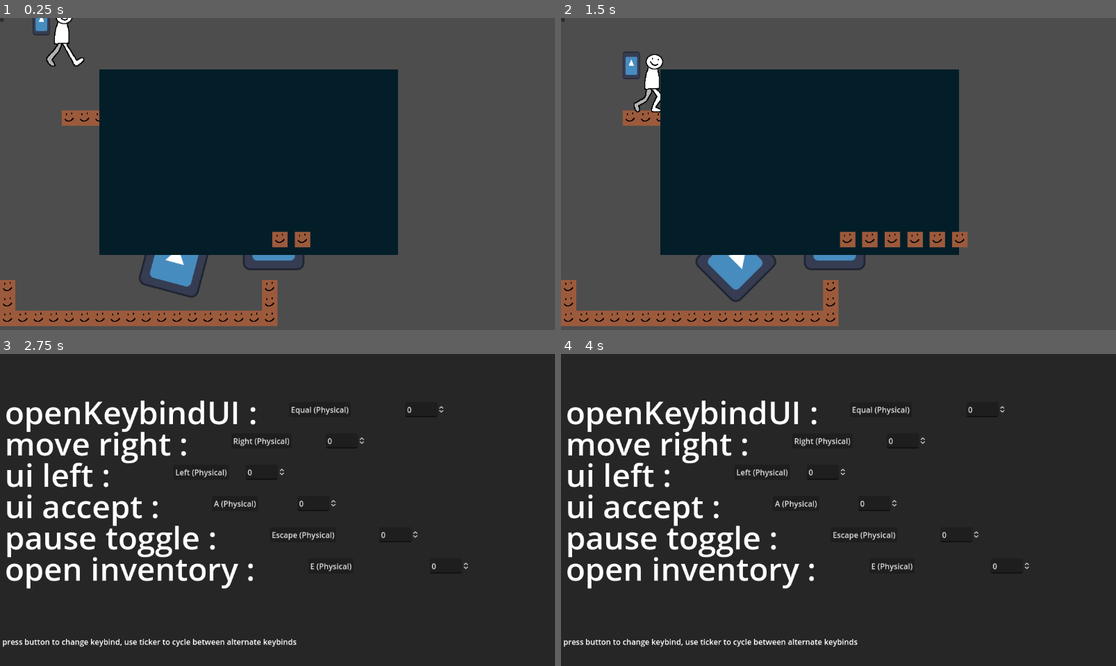
Above: before the commit, frames 1-4 (two rows, left to right).
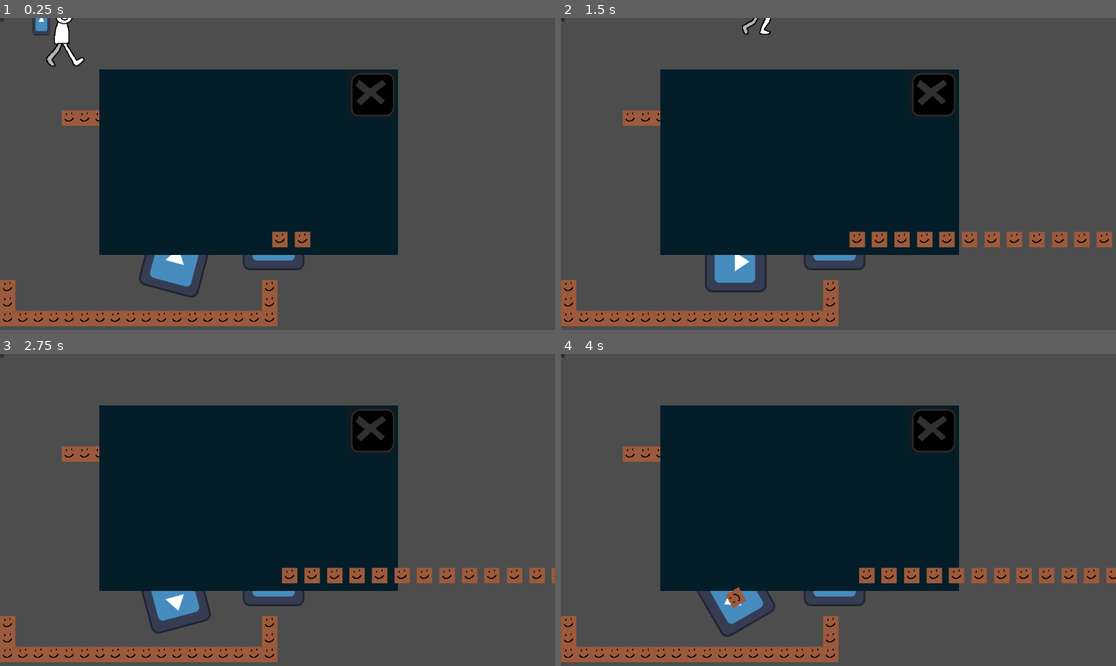
Above: after the commit, the same moments.

Repository: kaitaobenson/Dunebound
Game: Godot game, scene res://Scenes/Main.tscn
Two runs of this game, one before a commit and one after it. Both use one fixed random seed, a clock stepped at 60 frames per second and the inputs below. The engine's default icon, where the game draws it, is replaced by a stand-in: a white triangle on a blue panel in a dark square.
Inputs (mouse positions are in pixels of both pictures, inside the frame that each line leads up to):
- Up to frame 1 (0.25 s): no input
- Up to frame 2 (1.5 s): move the mouse to (960, 158) at 0.52 s; hold Right (move-right) from 0.53 s (still down); tap = (openKeybindUI, bound only before the commit) at 0.6, 1.35 s; click (960, 158) at 0.67 s; tap A (ui_accept) at 0.77 s; move the mouse to (727, 189) at 1.27 s
- Up to frame 3 (2.75 s): tap A (ui_accept) at 1.52 s; move the mouse to (333, 441) at 2.02 s; release Right (move-right) at 2.03 s; hold Left (ui_left) from 2.03 s (still down); tap = (openKeybindUI, bound only before the commit) at 2.1 s
- Up to frame 4 (4 s): move the mouse to (810, 572) at 2.77 s; release Left (ui_left) at 2.78 s; hold Right (move-right) from 2.78 s (still down); tap = (openKeybindUI, bound only before the commit) at 2.85, 3.6 s; click (810, 572) at 2.92 s; tap A (ui_accept) at 3.02, 3.77 s; move the mouse to (1005, 556) at 3.52 s

The runs differ from the first frame. In frame 1, 1.0% of the frame differs, in the area x 63-71%, y 17-32%; in frame 2, 4.0%; in frame 3, 98%, in the area x 0-100%, y 0-100%; in frame 4, 98%.

Commit message:
ivnentory window go crazy

Diff:
--- a/KaiTest3/Scenes/Main.tscn
+++ b/KaiTest3/Scenes/Main.tscn
@@ -6,12 +6,13 @@
 [ext_resource type="Texture2D" uid="uid://b71wd0v54lri5" path="res://Walk_amination.png" id="3_eh27g"]
 [ext_resource type="PackedScene" uid="uid://6y0e01p1abtp" path="res://grapple_hook.tscn" id="4_8iffy"]
 [ext_resource type="PackedScene" uid="uid://oqb4x3h5pj8" path="res://Scenes/gun.tscn" id="4_g0evl"]
-[ext_resource type="Script" path="res://Scripts/keybindUIOpenerTest.gd" id="5_grjk8"]
 [ext_resource type="Script" path="res://Scripts/UIgenerator.gd" id="6_bt4hm"]
 [ext_resource type="Script" path="res://Scripts/keybindUIButtonHandler.gd" id="7_oiap5"]
 [ext_resource type="PackedScene" uid="uid://0y2i0juhrmv2" path="res://Scenes/fast_linear_gun.tscn" id="8_f5681"]
 [ext_resource type="Script" path="res://Scripts/unpauseHandler.gd" id="10_8dq1e"]
 [ext_resource type="Script" path="res://Scripts/cancelButtonHandler.gd" id="10_vag3d"]
+[ext_resource type="Script" path="res://Scenes/inventoryHandler.gd" id="12_q70ba"]
+[ext_resource type="Texture2D" uid="uid://f5y6p70rivr1" path="res://Assets/Textures/ui_close.svg" id="13_x0xyk"]
 
 [sub_resource type="TileSetAtlasSource" id="TileSetAtlasSource_jd2el"]
 texture = ExtResource("1_mpd0d")
@@ -168,7 +169,6 @@
 process_mode = 3
 visible = false
 z_index = 1
-script = ExtResource("5_grjk8")
 
 [node name="ColorRect" type="ColorRect" parent="uiContainer"]
 offset_right = 1160.0
@@ -223,6 +223,7 @@
 script = ExtResource("10_8dq1e")
 
 [node name="inventoryContainer" type="Node2D" parent="."]
+script = ExtResource("12_q70ba")
 
 [node name="Control" type="Control" parent="inventoryContainer"]
 layout_mode = 3
@@ -238,3 +239,10 @@
 offset_right = 826.0
 offset_bottom = 492.0
 color = Color(0.0117647, 0.117647, 0.156863, 1)
+
+[node name="closeButton" type="Button" parent="inventoryContainer"]
+offset_left = 723.0
+offset_top = 110.0
+offset_right = 822.0
+offset_bottom = 209.0
+icon = ExtResource("13_x0xyk")
--- /dev/null
+++ b/KaiTest3/Scenes/inventoryHandler.gd
@@ -0,0 +1,16 @@
+extends Node2D
+var closeButton:Button
+func _ready():
+	closeButton = get_node("closeButton")
+	closeButton.connect("pressed",invClose)
+	closeButton.disabled = false
+func invClose():
+	self.visible = false
+	closeButton.disabled = true
+func invToggle():
+	self.visible = !self.visible
+	closeButton.disabled = !closeButton.disabled
+	print(closeButton.disabled)
+func _process(delta):
+	if(Input.is_action_just_pressed("inventory_toggle")):
+		invToggle()
--- a/KaiTest3/Scripts/keybindUIOpenerTest.gd
+++ /dev/null
@@ -1,12 +0,0 @@
-extends Node2D
-@onready var uiContainer = get_parent().get_node("uiContainer")
-func toggleOpen():
-		if(uiContainer.visible):
-			uiContainer.visible = false
-			get_tree().paused = false
-		else:
-			uiContainer.visible = true
-			get_tree().paused = true
-func _process(delta):
-	if Input.is_action_just_pressed("openKeybindUI"):
-		toggleOpen()
--- a/KaiTest3/userData/keybinds.json
+++ b/KaiTest3/userData/keybinds.json
@@ -2,12 +2,6 @@
 	"comment": "keybinds are in a array of keys-action name format",
 	"comment2": "the defaults are just some random things i set, feel free to change them",
 	"keybinds": [
-		{
-			"actionName": "openKeybindUI",
-			"key": [
-				"Equal"
-			]
-		},
 		{
 			"actionName": "move-right",
 			"key": [
@@ -34,7 +28,7 @@
 			]
 		},
 		{
-			"actionName" : "open_inventory",
+			"actionName" : "inventory_toggle",
 			"key" : [
 				"E"
 			]
Not shown, added: KaiTest3/Assets/Textures/ui_close.svg.import
Not shown: 1 places in KaiTest3/Scenes/Main.tscn that only renumber resources
